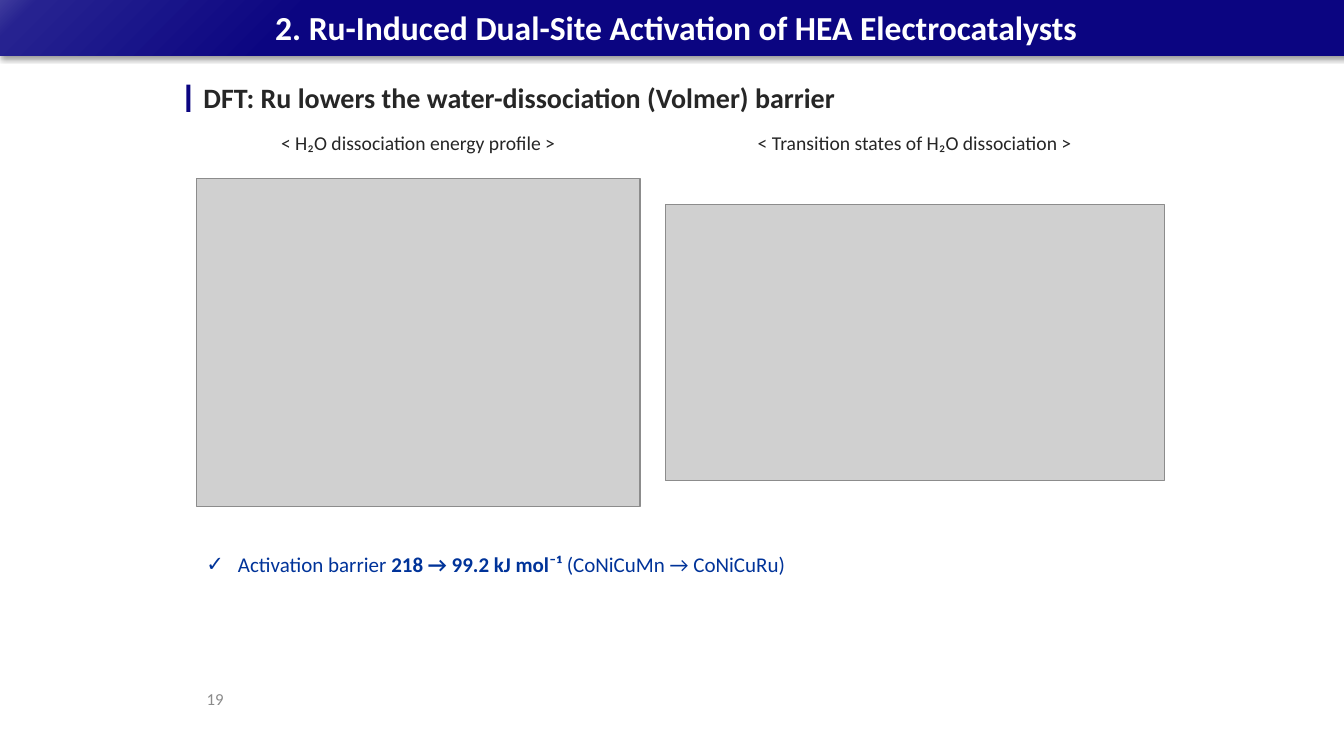
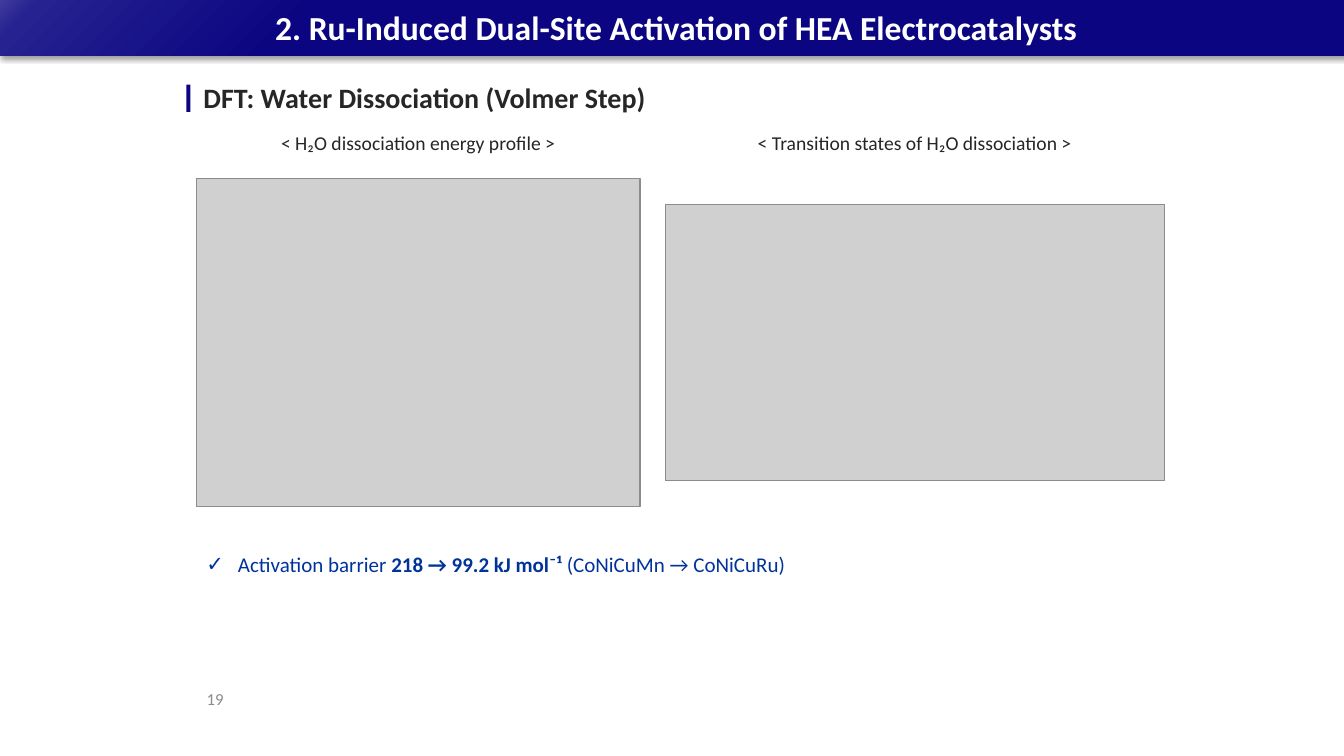
Before and after one commit to limsj0204/letter, a slide deck: slide 19 of 학위논문_디펜스_발표자료_5시료.pptx. Drawn at 1344x756 pixels with LibreOffice and Linux fonts; fonts in the diff are those of the drawing; grey boxes stand for pictures. Boxes give left, top, right and bottom in pixels: in the first picture for what was removed or moved away, otherwise in the second. Text is boxed around its words. In the diff, an @@ line names an element or a change of style, - is before the commit and + after.

```diff
--- a/학위논문_디펜스_발표자료_5시료.pptx
+++ b/학위논문_디펜스_발표자료_5시료.pptx
@@ text at [203,87,645,113]: text changed @@
-DFT: Ru lowers the water-dissociation (Volmer) barrier
+DFT: Water Dissociation (Volmer Step)
```
Also in this commit, not shown: 32 other slides changed.
